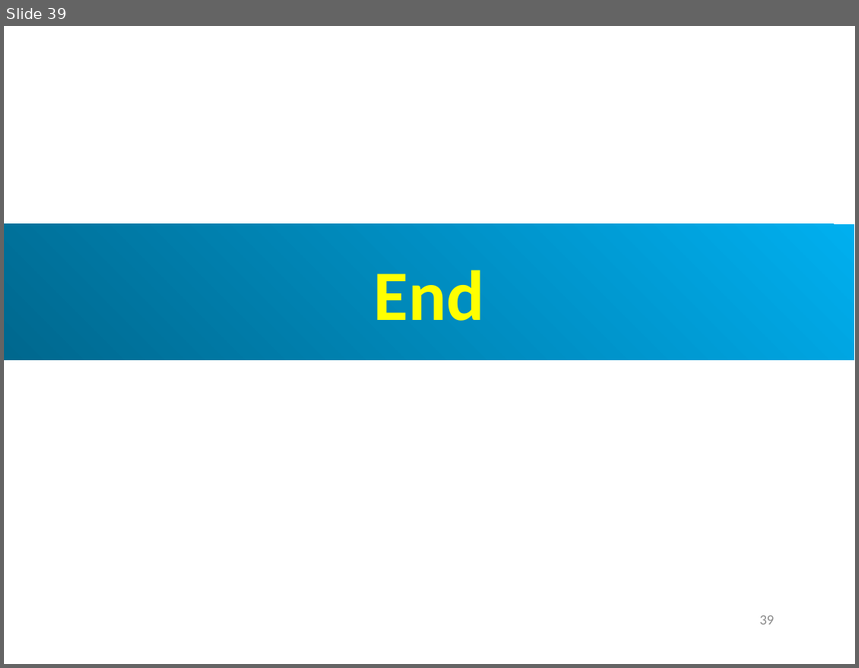
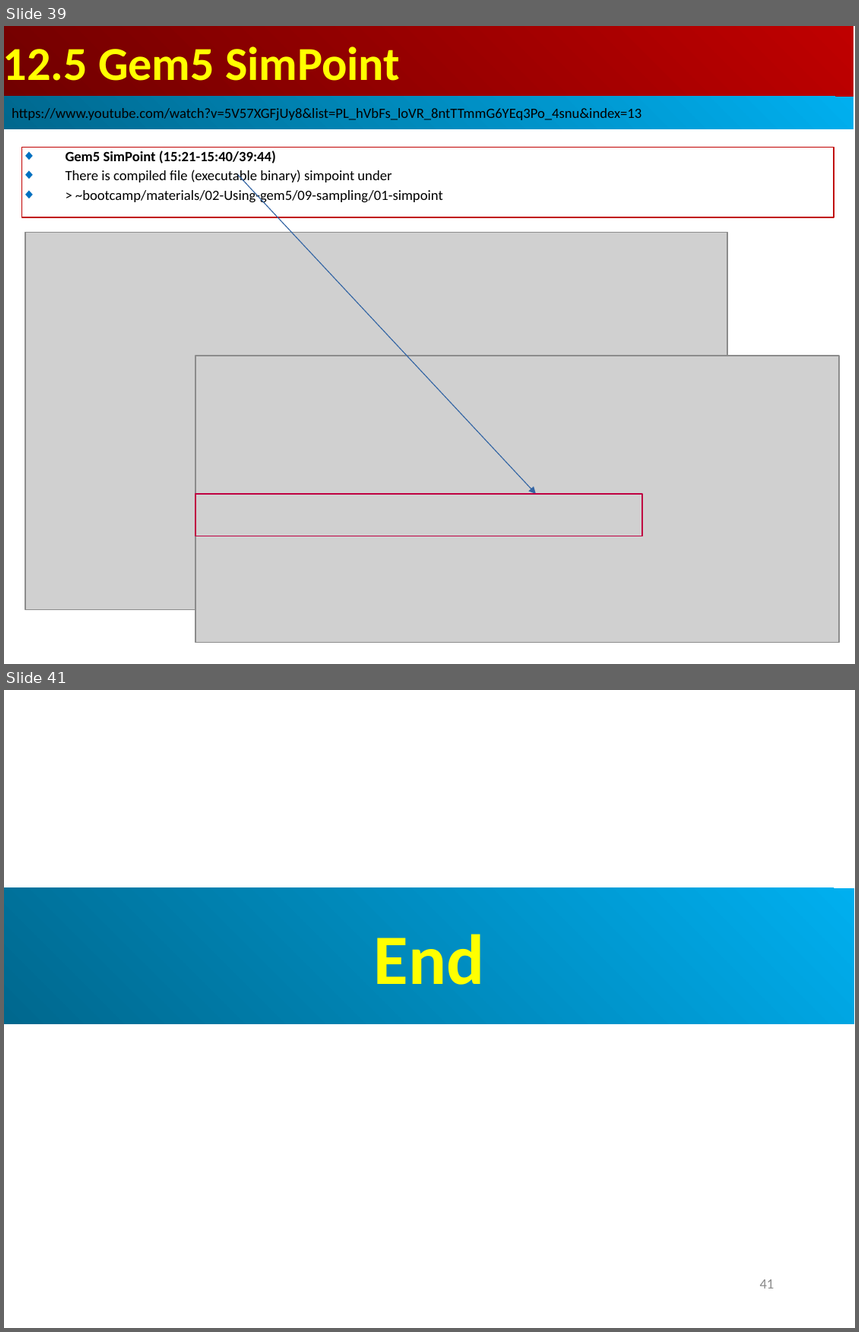
Before and after one commit to peterhchen/AIU_CS850_Gem5_McPAT, a slide deck: 050_Gem5/013.SampleSim/000_Video/013.SampleSim.ppt. Shown one above the other, each under a label of ours: slide 39 before the commit, slides 39 and 41 after it; the slides between them are not shown. The pictures are 859x668 and 859x1332 pixels, drawn with LibreOffice and Linux fonts; fonts in the diff are those of the drawing; grey boxes stand for pictures. Boxes give left, top, right and bottom in pixels: in the first picture for what was removed or moved away, otherwise in the second. Text is boxed around its words. In the diff, an @@ line names an element or a change of style, - is before the commit and + after.

```diff
--- a/050_Gem5/013.SampleSim/000_Video/013.SampleSim.ppt
+++ b/050_Gem5/013.SampleSim/000_Video/013.SampleSim.ppt
@@ slide 39 added at bbox=[4, 26, 855, 664], background #FFFFFF @@
@@ rectangle added at bbox=[4, 26, 854, 97], fill gradient #BF0000 to #710000, 40 pt, text #FFFF00, bold @@
+12.5 Gem5 SimPoint
@@ rectangle added at bbox=[4, 97, 854, 130], fill gradient #00AFEF to #00688E, 12 pt, text #000000 @@
+https://www.youtube.com/watch?v=5V57XGFjUy8&list=PL_hVbFs_loVR_8ntTTmmG6YEq3Po_4snu&index=13
@@ rectangle added at bbox=[22, 147, 834, 218], outline #C00000 0.74 pt, 12 pt, text #000000 @@
+◆ Gem5 SimPoint (15:21-15:40/39:44)
+◆ There is compiled file (executable binary) simpoint under
+◆ > ~bootcamp/materials/02-Using-gem5/09-sampling/01-simpoint
@@ arrow added from (238, 175) to (536, 494), #3465A4 0.74 pt @@
@@ picture added at bbox=[25, 232, 728, 610] @@
@@ picture added at bbox=[196, 357, 839, 643] @@
@@ rectangle added at bbox=[196, 494, 642, 537], outline #BF0041 0.74 pt @@
@@ what was slide 39 is now slide 41 @@
@@ page number at bbox=[760, 1280, 775, 1289]: text changed @@
-39
+41
```
Also in this commit, not shown: 1 other slide added.
